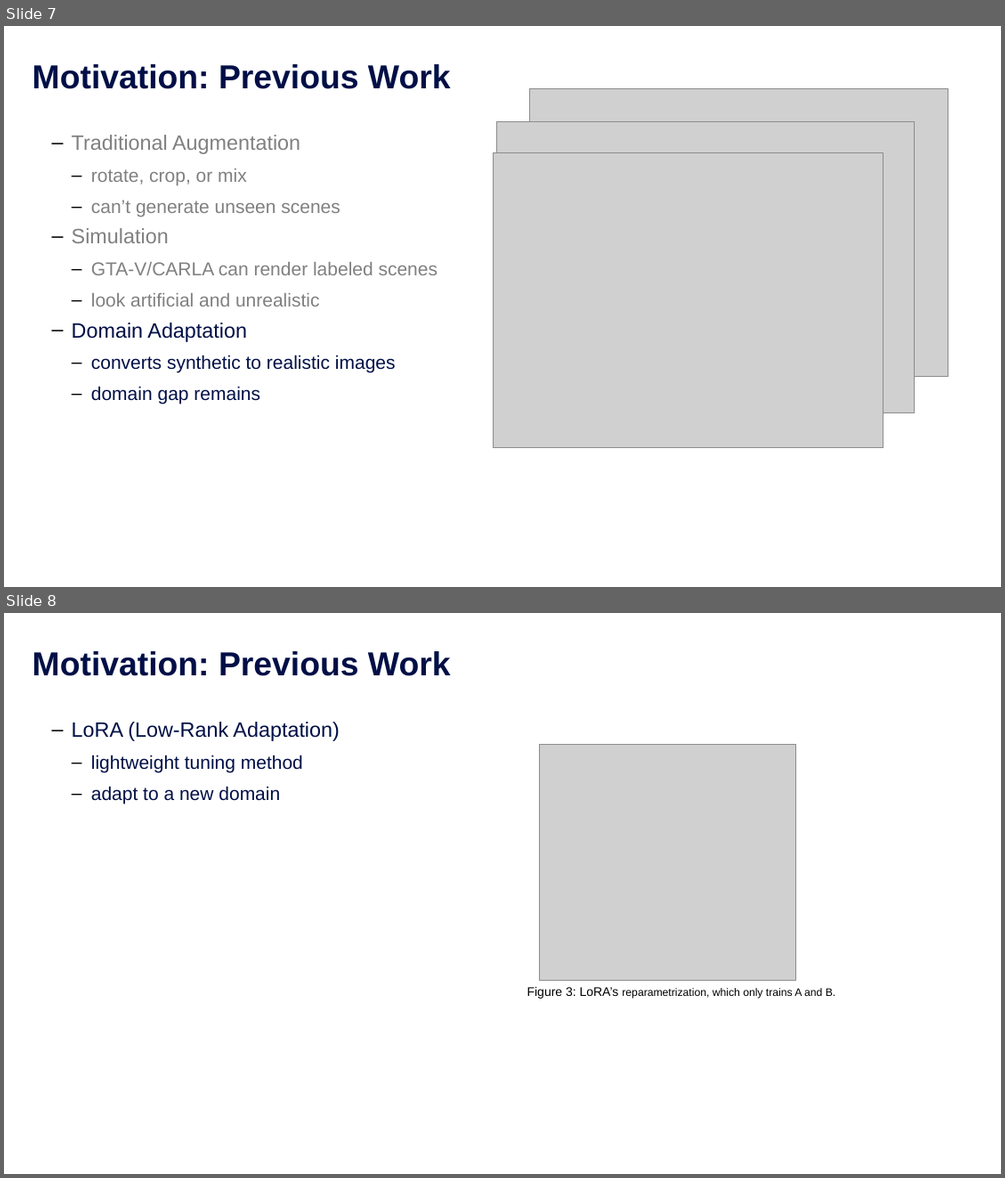
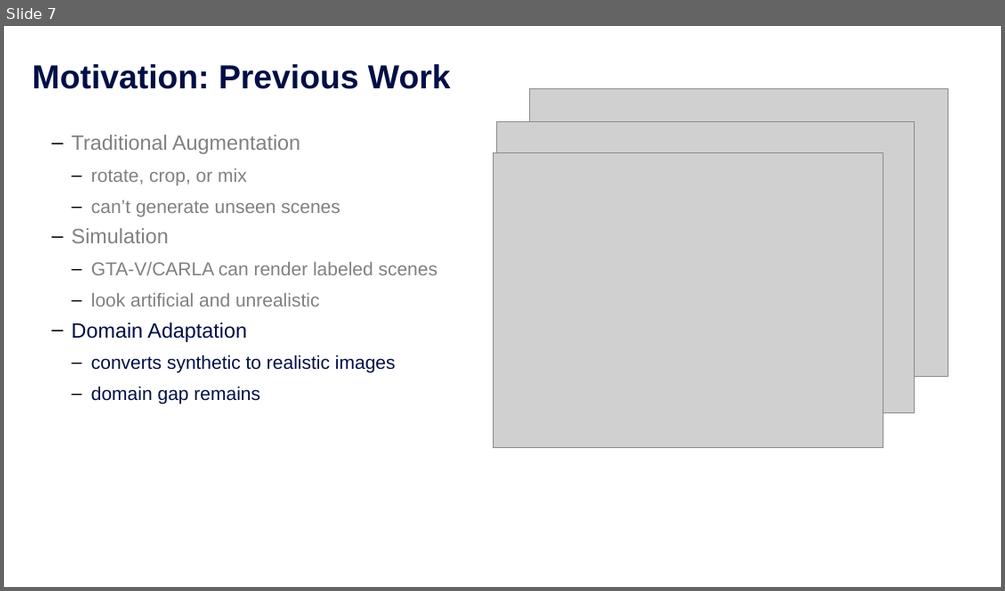
Before and after one commit to chengchengchenchen/MCS-Research-Project, a slide deck: doc/Presentation.pptx. Shown one above the other, each under a label of ours: slides 7 and 8 before the commit, slide 7 after it. The pictures are 1005x1178 and 1005x591 pixels, drawn with LibreOffice and Linux fonts; fonts in the diff are those of the drawing; grey boxes stand for pictures; background and template pictures are left out. Boxes give left, top, right and bottom in pixels: in the first picture for what was removed or moved away, otherwise in the second. Text is boxed around its words. In the diff, an @@ line names an element or a change of style, - is before the commit and + after.

```diff
--- a/doc/Presentation.pptx
+++ b/doc/Presentation.pptx
@@ slide 8 removed at [4, 613, 1001, 1174], background #FFFFFF @@
@@ title removed at [32, 651, 451, 676] @@
-Motivation: Previous Work
@@ text removed at [72, 722, 339, 803] @@
-      ‒ LoRA (Low-Rank Adaptation)
-        ‒ lightweight tuning method
-        ‒ adapt to a new domain
@@ picture removed at [539, 744, 796, 981] @@
@@ text removed at [527, 987, 836, 998] @@
-    Figure 3: LoRA’s reparametrization, which only trains A and B.
```
Also in this commit, not shown: 9 slides changed, 1 slide added, 1 other slide removed, 1 other file.
